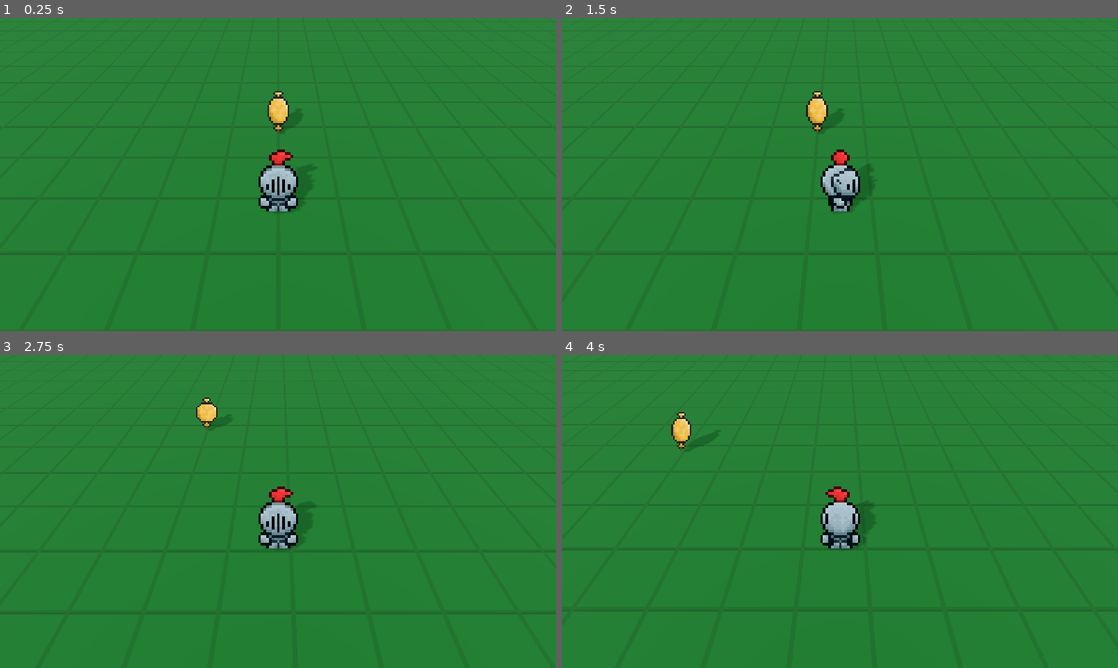
Above: before the commit, frames 1-4 (two rows, left to right).
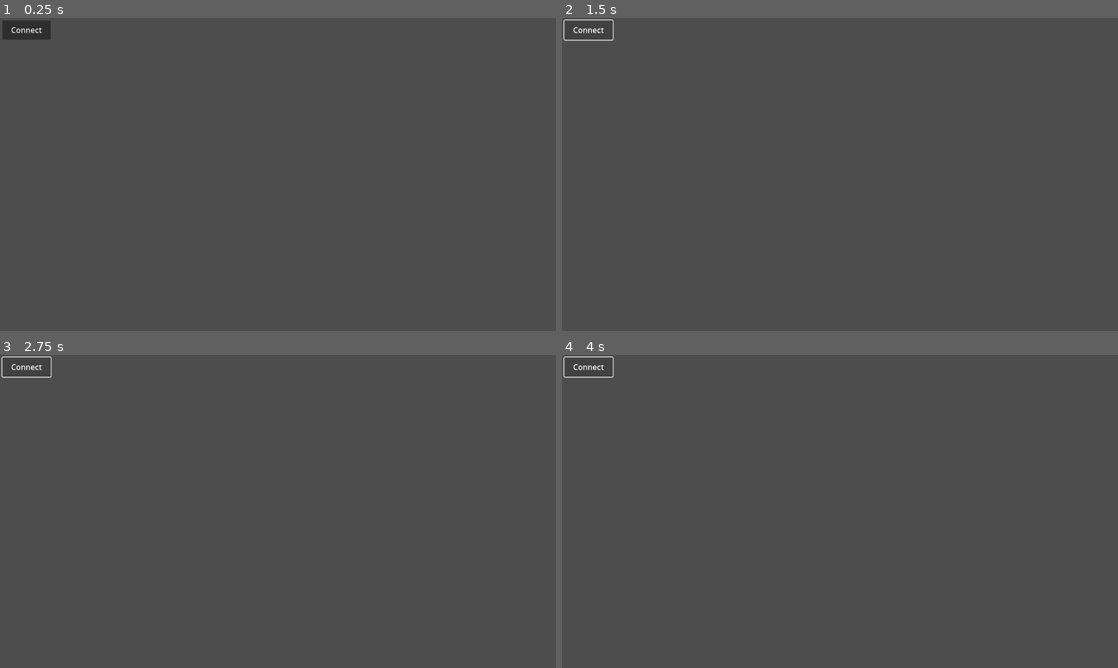
Above: after the commit, the same moments.

Repository: SamuelRodriguesMGR/wild-jam-77
Game: Godot game, scene res://scenes/game.tscn
Same seed, same stepped clock (60 frames per second), same inputs: the game is played once before the commit and once after it.
Inputs (mouse positions are in pixels of both pictures, inside the frame that each line leads up to):
- Up to frame 1 (0.25 s): no input
- Up to frame 2 (1.5 s): click (589, 30) at 0.5 s, where only the run after the commit has a clickable "Connect"; hold Right (ui_right) from 1.28 s (still down)
- Up to frame 3 (2.75 s): release Right (ui_right) at 2.03 s; hold Down (ui_down) from 2.03 s (still down)
- Up to frame 4 (4 s): release Down (ui_down) at 2.78 s; hold Right (ui_right) 2.78-3.53 s; hold Up (ui_up) from 3.53 s (still down)

The runs differ from the first frame. In frame 1, 100% of the frame differs, in the area x 0-100%, y 0-100%; in frame 2, 100%; in frame 3, 100%; in frame 4, 100%.

Commit message:
Базовый мультиплеер

Diff:
--- /dev/null
+++ b/other_scripts/game.gd
@@ -0,0 +1,36 @@
+extends Node3D
+
+var peer: ENetMultiplayerPeer = ENetMultiplayerPeer.new()
+@export var player_scene : PackedScene = preload("res://scenes/Characters/character.tscn")
+@export var level_scene : PackedScene = preload("res://scenes/level.tscn")
+
+const HOST_IP: String = "localhost"
+#const HOST_IP: String = "178.208.94.78"
+const PORT: int = 135
+
+func _ready() -> void:
+	if OS.has_feature("dedicated_server"):
+		peer.create_server(PORT)
+		multiplayer.multiplayer_peer = peer
+		multiplayer.peer_connected.connect(_add_player)
+		multiplayer.peer_disconnected.connect(_del_player)
+		_add_level()
+
+func _on_connect_pressed() -> void:
+	peer.create_client(HOST_IP, PORT)
+	multiplayer.multiplayer_peer = peer
+
+func _add_player(id: int = 1) -> void:
+	var player: CharacterBody3D = player_scene.instantiate()
+	player.name = str(id)
+	print("+ conn ", player.name)
+	call_deferred("add_child", player)
+
+func _del_player(id: int) -> void:
+	var node: String = str(id)
+	print("- disconn ", node)
+	get_node(node).queue_free()
+
+func _add_level() -> void:
+	var level: Node3D = level_scene.instantiate()
+	call_deferred("add_child", level)
--- a/project.godot
+++ b/project.godot
@@ -46,6 +46,12 @@
 
 [input]
 
+ui_accept={
+"deadzone": 0.5,
+"events": [Object(InputEventKey,"resource_local_to_scene":false,"resource_name":"","device":0,"window_id":0,"alt_pressed":false,"shift_pressed":false,"ctrl_pressed":false,"meta_pressed":false,"pressed":false,"keycode":4194309,"physical_keycode":0,"key_label":0,"unicode":0,"location":0,"echo":false,"script":null)
+, Object(InputEventKey,"resource_local_to_scene":false,"resource_name":"","device":0,"window_id":0,"alt_pressed":false,"shift_pressed":false,"ctrl_pressed":false,"meta_pressed":false,"pressed":false,"keycode":4194310,"physical_keycode":0,"key_label":0,"unicode":0,"location":0,"echo":false,"script":null)
+]
+}
 ui_left={
 "deadzone": 0.5,
 "events": [Object(InputEventKey,"resource_local_to_scene":false,"resource_name":"","device":0,"window_id":0,"alt_presse …(194 unchanged characters)…
--- a/scenes/Characters/character.gd
+++ b/scenes/Characters/character.gd
@@ -1,24 +1,35 @@
 extends CharacterBody3D
 @onready var anim: AnimationPlayer = $AnimationPlayer
+@onready var camera: Camera3D = $"Camera3D"
 
 const SPEED: float = 6.0
 var transform_bonus: Vector2 = Vector2(0,0) # speed bonus and transform state
 
+func _enter_tree() -> void:
+	set_multiplayer_authority(name.to_int())
+
+func _ready() -> void:
+	if is_multiplayer_authority():
+		camera.make_current()
+		position.y = 1
+
 func _physics_process(_delta: float) -> void:
-	# movement
-	var input_dir := Input.get_vector("ui_left", "ui_right", "ui_up", "ui_down")
-	var mov_dir := (transform.basis * Vector3(input_dir.x, 0, input_dir.y)).normalized()
-	if mov_dir:
-		velocity.x = mov_dir.x * (SPEED + transform_bonus.x)
-		velocity.z = mov_dir.z * (SPEED + transform_bonus.x)
-		mov_anim(velocity)
-	else:
-		velocity.x = move_toward(velocity.x, 0, SPEED/10)
-		velocity.z = move_toward(velocity.z, 0, SPEED/10)
+	if is_multiplayer_authority():
+		# movement
+		var input_dir := Input.get_vector("ui_left", "ui_right", "ui_up", "ui_down")
+		var mov_dir := (transform.basis * Vector3(input_dir.x, 0, input_dir.y)).normalized()
+		if mov_dir:
+			velocity.x = mov_dir.x * (SPEED + transform_bonus.x)
+			velocity.z = mov_dir.z * (SPEED + transform_bonus.x)
+			mov_anim(velocity)
+		else:
+			velocity.x = move_toward(velocity.x, 0, SPEED/10)
+			velocity.z = move_toward(velocity.z, 0, SPEED/10)
+
+		# transformation handling
+		transformation_handler()
+
 	move_and_slide()
-
-	# transformation handling
-	transformation_handler()
 
 # movement animation
 func mov_anim(vel: Vector3) -> void:
--- a/scenes/Characters/character.tscn
+++ b/scenes/Characters/character.tscn
@@ -1,24 +1,9 @@
-[gd_scene load_steps=15 format=3 uid="uid://b148v0hljqloo"]
+[gd_scene load_steps=16 format=3 uid="uid://b148v0hljqloo"]
 
 [ext_resource type="Script" path="res://scenes/Characters/character.gd" id="1_tyh0l"]
 [ext_resource type="Texture2D" uid="uid://d31vv5nc1v44p" path="res://assets/images/knight.png" id="2_n4r8u"]
 
 [sub_resource type="CapsuleShape3D" id="CapsuleShape3D_8mgfl"]
-
-[sub_resource type="Animation" id="Animation_hmhuv"]
-resource_name = "up"
-tracks/0/type = "value"
-tracks/0/imported = false
-tracks/0/enabled = true
-tracks/0/path = NodePath("Sprite3D:frame")
-tracks/0/interp = 1
-tracks/0/loop_wrap = true
-tracks/0/keys = {
-"times": PackedFloat32Array(0),
-"transitions": PackedFloat32Array(1),
-"update": 1,
-"values": [1]
-}
 
 [sub_resource type="Animation" id="Animation_k1c36"]
 length = 0.001
@@ -62,6 +47,21 @@
 "values": [0]
 }
 
+[sub_resource type="Animation" id="Animation_nc45a"]
+resource_name = "idle"
+tracks/0/type = "value"
+tracks/0/imported = false
+tracks/0/enabled = true
+tracks/0/path = NodePath("Sprite3D:frame_coords")
+tracks/0/interp = 1
+tracks/0/loop_wrap = true
+tracks/0/keys = {
+"times": PackedFloat32Array(0),
+"transitions": PackedFloat32Array(1),
+"update": 1,
+"values": [Vector2i(0, 0)]
+}
+
 [sub_resource type="Animation" id="Animation_4swiv"]
 resource_name = "left"
 tracks/0/type = "value"
@@ -77,6 +77,66 @@
 "values": [2]
 }
 
+[sub_resource type="Animation" id="Animation_8tw7l"]
+resource_name = "m_down"
+tracks/0/type = "value"
+tracks/0/imported = false
+tracks/0/enabled = true
+tracks/0/path = NodePath("Sprite3D:frame")
+tracks/0/interp = 1
+tracks/0/loop_wrap = true
+tracks/0/keys = {
+"times": PackedFloat32Array(0),
+"transitions": PackedFloat32Array(1),
+"update": 1,
+"values": [4]
+}
+
+[sub_resource type="Animation" id="Animation_qw081"]
+resource_name = "m_left"
+tracks/0/type = "value"
+tracks/0/imported = false
+tracks/0/enabled = true
+tracks/0/path = NodePath("Sprite3D:frame")
+tracks/0/interp = 1
+tracks/0/loop_wrap = true
+tracks/0/keys = {
+"times": PackedFloat32Array(0),
+"transitions": PackedFloat32Array(1),
+"update": 1,
+"values": [6]
+}
+
+[sub_resource type="Animation" id="Animation_lwhip"]
+resource_name = "m_right"
+tracks/0/type = "value"
+tracks/0/imported = false
+tracks/0/enabled = true
+tracks/0/path = NodePath("Sprite3D:frame")
+tracks/0/interp = 1
+tracks/0/loop_wrap = true
+tracks/0/keys = {
+"times": PackedFloat32Array(0),
+"transitions": PackedFloat32Array(1),
+"update": 1,
+"values": [7]
+}
+
+[sub_resource type="Animation" id="Animation_2ew7g"]
+resource_name = "m_up"
+tracks/0/type = "value"
+tracks/0/imported = false
+tracks/0/enabled = true
+tracks/0/path = NodePath("Sprite3D:frame")
+tracks/0/interp = 1
+tracks/0/loop_wrap = true
+tracks/0/keys = {
+"times": PackedFloat32Array(0),
+"transitions": PackedFloat32Array(1),
+"update": 1,
+"values": [5]
+}
+
 [sub_resource type="Animation" id="Animation_gf5ga"]
 resource_name = "right"
 tracks/0/type = "value"
@@ -92,79 +152,19 @@
 "values": [3]
 }
 
-[sub_resource type="Animation" id="Animation_nc45a"]
-resource_name = "idle"
-tracks/0/type = "value"
-tracks/0/imported = false
-tracks/0/enabled = true
-tracks/0/path = NodePath("Sprite3D:frame_coords")
-tracks/0/interp = 1
-tracks/0/loop_wrap = true
-tracks/0/keys = {
-"times": PackedFloat32Array(0),
-"transitions": PackedFloat32Array(1),
-"update": 1,
-"values": [Vector2i(0, 0)]
-}
-
-[sub_resource type="Animation" id="Animation_2ew7g"]
-resource_name = "m_up"
-tracks/0/type = "value"
-tracks/0/imported = false
-tracks/0/enabled = true
-tracks/0/path = NodePath("Sprite3D:frame")
-tracks/0/interp = 1
-tracks/0/loop_wrap = true
-tracks/0/keys = {
-"times": PackedFloat32Array(0),
-"transitions": PackedFloat32Array(1),
-"update": 1,
-"values": [5]
-}
-
-[sub_resource type="Animation" id="Animation_8tw7l"]
-resource_name = "m_down"
-tracks/0/type = "value"
-tracks/0/imported = false
-tracks/0/enabled = true
-tracks/0/path = NodePath("Sprite3D:frame")
-tracks/0/interp = 1
-tracks/0/loop_wrap = true
-tracks/0/keys = {
-"times": PackedFloat32Array(0),
-"transitions": PackedFloat32Array(1),
-"update": 1,
-"values": [4]
-}
-
-[sub_resource type="Animation" id="Animation_qw081"]
-resource_name = "m_left"
-tracks/0/type = "value"
-tracks/0/imported = false
-tracks/0/enabled = true
-tracks/0/path = NodePath("Sprite3D:frame")
-tracks/0/interp = 1
-tracks/0/loop_wrap = true
-tracks/0/keys = {
-"times": PackedFloat32Array(0),
-"transitions": PackedFloat32Array(1),
-"update": 1,
-"values": [6]
-}
-
-[sub_resource type="Animation" id="Animation_lwhip"]
-resource_name = "m_right"
-tracks/0/type = "value"
-tracks/0/imported = false
-tracks/0/enabled = true
-tracks/0/path = NodePath("Sprite3D:frame")
-tracks/0/interp = 1
-tracks/0/loop_wrap = true
-tracks/0/keys = {
-"times": PackedFloat32Array(0),
-"transitions": PackedFloat32Array(1),
-"update": 1,
-"values": [7]
+[sub_resource type="Animation" id="Animation_hmhuv"]
+resource_name = "up"
+tracks/0/type = "value"
+tracks/0/imported = false
+tracks/0/enabled = true
+tracks/0/path = NodePath("Sprite3D:frame")
+tracks/0/interp = 1
+tracks/0/loop_wrap = true
+tracks/0/keys = {
+"times": PackedFloat32Array(0),
+"transitions": PackedFloat32Array(1),
+"update": 1,
+"values": [1]
 }
 
 [sub_resource type="AnimationLibrary" id="AnimationLibrary_37l81"]
@@ -181,7 +181,16 @@
 "up": SubResource("Animation_hmhuv")
 }
 
+[sub_resource type="SceneReplicationConfig" id="SceneReplicationConfig_1qept"]
+properties/0/path = NodePath(".:position")
+properties/0/spawn = true
+properties/0/replication_mode = 1
+properties/1/path = NodePath("AnimationPlayer:current_animation")
+properties/1/spawn = true
+properties/1/replication_mode = 1
+
 [node name="Character" type="CharacterBody3D"]
+collision_layer = 2
 script = ExtResource("1_tyh0l")
 
 [node name="Camera3D" type="Camera3D" parent="."]
@@ -204,3 +213,6 @@
 libraries = {
 "": SubResource("AnimationLibrary_37l81")
 }
+
+[node name="PlayerSynchronizer" type="MultiplayerSynchronizer" parent="."]
+replication_config = SubResource("SceneReplicationConfig_1qept")
--- a/scenes/Characters/dummy.tscn
+++ b/scenes/Characters/dummy.tscn
@@ -4,21 +4,6 @@
 [ext_resource type="Texture2D" uid="uid://cpogn6f3hruh3" path="res://assets/images/dummy.png" id="1_ojkh0"]
 
 [sub_resource type="CapsuleShape3D" id="CapsuleShape3D_labr8"]
-
-[sub_resource type="Animation" id="Animation_kiivd"]
-resource_name = "still"
-tracks/0/type = "value"
-tracks/0/imported = false
-tracks/0/enabled = true
-tracks/0/path = NodePath("Sprite3D:frame")
-tracks/0/interp = 1
-tracks/0/loop_wrap = true
-tracks/0/keys = {
-"times": PackedFloat32Array(0),
-"transitions": PackedFloat32Array(1),
-"update": 1,
-"values": [0]
-}
 
 [sub_resource type="Animation" id="Animation_1ksgl"]
 length = 0.001
@@ -50,6 +35,21 @@
 "values": [1]
 }
 
+[sub_resource type="Animation" id="Animation_kiivd"]
+resource_name = "still"
+tracks/0/type = "value"
+tracks/0/imported = false
+tracks/0/enabled = true
+tracks/0/path = NodePath("Sprite3D:frame")
+tracks/0/interp = 1
+tracks/0/loop_wrap = true
+tracks/0/keys = {
+"times": PackedFloat32Array(0),
+"transitions": PackedFloat32Array(1),
+"update": 1,
+"values": [0]
+}
+
 [sub_resource type="AnimationLibrary" id="AnimationLibrary_mjtnb"]
 _data = {
 "RESET": SubResource("Animation_1ksgl"),
--- a/scenes/game.tscn
+++ b/scenes/game.tscn
@@ -1,44 +1,27 @@
-[gd_scene load_steps=8 format=3 uid="uid://h8pf11redc2t"]
+[gd_scene load_steps=2 format=3 uid="uid://h8pf11redc2t"]
 
-[ext_resource type="PackedScene" uid="uid://b148v0hljqloo" path="res://scenes/Characters/character.tscn" id="1_80ckw"]
-[ext_resource type="Material" uid="uid://bivtd880fsqv1" path="res://assets/materials/floor.tres" id="1_c8to5"]
-[ext_resource type="PackedScene" uid="uid://dwb7y5262shkn" path="res://scenes/Characters/dummy.tscn" id="3_7iydo"]
-
-[sub_resource type="ProceduralSkyMaterial" id="ProceduralSkyMaterial_daera"]
-
-[sub_resource type="Sky" id="Sky_jtw0a"]
-sky_material = SubResource("ProceduralSkyMaterial_daera")
-
-[sub_resource type="Environment" id="Environment_fcpaf"]
-background_mode = 2
-sky = SubResource("Sky_jtw0a")
-ambient_light_source = 3
-ambient_light_energy = 0.0
-
-[sub_resource type="PlaneMesh" id="PlaneMesh_25afg"]
-material = ExtResource("1_c8to5")
-size = Vector2(100, 100)
+[ext_resource type="Script" path="res://other_scripts/game.gd" id="1_1kdwo"]
 
 [node name="Game" type="Node3D"]
+script = ExtResource("1_1kdwo")
 
-[node name="WorldEnvironment" type="WorldEnvironment" parent="."]
-environment = SubResource("Environment_fcpaf")
+[node name="UI" type="Node2D" parent="."]
 
-[node name="DirectionalLight3D" type="DirectionalLight3D" parent="."]
-transform = Transform3D(0.642788, 0.541675, -0.541675, 0, 0.707107, 0.707107, 0.766045, -0.45452, 0.45452, 20, 20, 20)
-light_energy = 1.1
-shadow_enabled = true
-shadow_bias = 0.05
-shadow_normal_bias = 1.0
-shadow_opacity = 0.5
-shadow_blur = 2.5
+[node name="Connect" type="Button" parent="UI"]
+offset_left = 5.0
+offset_top = 5.0
+offset_right = 105.0
+offset_bottom = 45.0
+text = "Connect"
 
-[node name="MeshInstance3D" type="MeshInstance3D" parent="."]
-mesh = SubResource("PlaneMesh_25afg")
-skeleton = NodePath("")
+[node name="PlayerSpawner" type="MultiplayerSpawner" parent="."]
+_spawnable_scenes = PackedStringArray("res://scenes/Characters/character.tscn")
+spawn_path = NodePath("..")
+spawn_limit = 2
 
-[node name="Character" parent="." instance=ExtResource("1_80ckw")]
-transform = Transform3D(1, 0, 0, 0, 1, 0, 0, 0, 1, 0, 1, 0)
+[node name="LevelSpawner" type="MultiplayerSpawner" parent="."]
+_spawnable_scenes = PackedStringArray("res://scenes/level.tscn")
+spawn_path = NodePath("..")
+spawn_limit = 2
 
-[node name="Dummy" parent="." instance=ExtResource("3_7iydo")]
-transform = Transform3D(1, 0, 0, 0, 1, 0, 0, 0, 1, 0, 1, -5)
+[connection signal="pressed" from="UI/Connect" to="." method="_on_connect_pressed"]
--- /dev/null
+++ b/scenes/level.tscn
@@ -0,0 +1,40 @@
+[gd_scene load_steps=7 format=3 uid="uid://d1x8bmxo638f"]
+
+[ext_resource type="Material" uid="uid://bivtd880fsqv1" path="res://assets/materials/floor.tres" id="1_esf5u"]
+[ext_resource type="PackedScene" uid="uid://dwb7y5262shkn" path="res://scenes/Characters/dummy.tscn" id="2_52wcd"]
+
+[sub_resource type="ProceduralSkyMaterial" id="ProceduralSkyMaterial_daera"]
+
+[sub_resource type="Sky" id="Sky_jtw0a"]
+sky_material = SubResource("ProceduralSkyMaterial_daera")
+
+[sub_resource type="Environment" id="Environment_fcpaf"]
+background_mode = 2
+sky = SubResource("Sky_jtw0a")
+ambient_light_source = 3
+ambient_light_energy = 0.0
+
+[sub_resource type="PlaneMesh" id="PlaneMesh_25afg"]
+material = ExtResource("1_esf5u")
+size = Vector2(100, 100)
+
+[node name="Level" type="Node3D"]
+
+[node name="WorldEnvironment" type="WorldEnvironment" parent="."]
+environment = SubResource("Environment_fcpaf")
+
+[node name="DirectionalLight3D" type="DirectionalLight3D" parent="."]
+transform = Transform3D(0.642788, -0.541675, 0.541675, 0, 0.707107, 0.707107, -0.766044, -0.454519, 0.454519, 20, 20, 20)
+light_energy = 1.1
+shadow_enabled = true
+shadow_bias = 0.05
+shadow_normal_bias = 1.0
+shadow_opacity = 0.5
+shadow_blur = 2.5
+
+[node name="MeshInstance3D" type="MeshInstance3D" parent="."]
+mesh = SubResource("PlaneMesh_25afg")
+skeleton = NodePath("")
+
+[node name="Dummy" parent="." instance=ExtResource("2_52wcd")]
+transform = Transform3D(1, 0, 0, 0, 1, 0, 0, 0, 1, 0, 1, -5)
Not shown, added: export_presets.cfg
